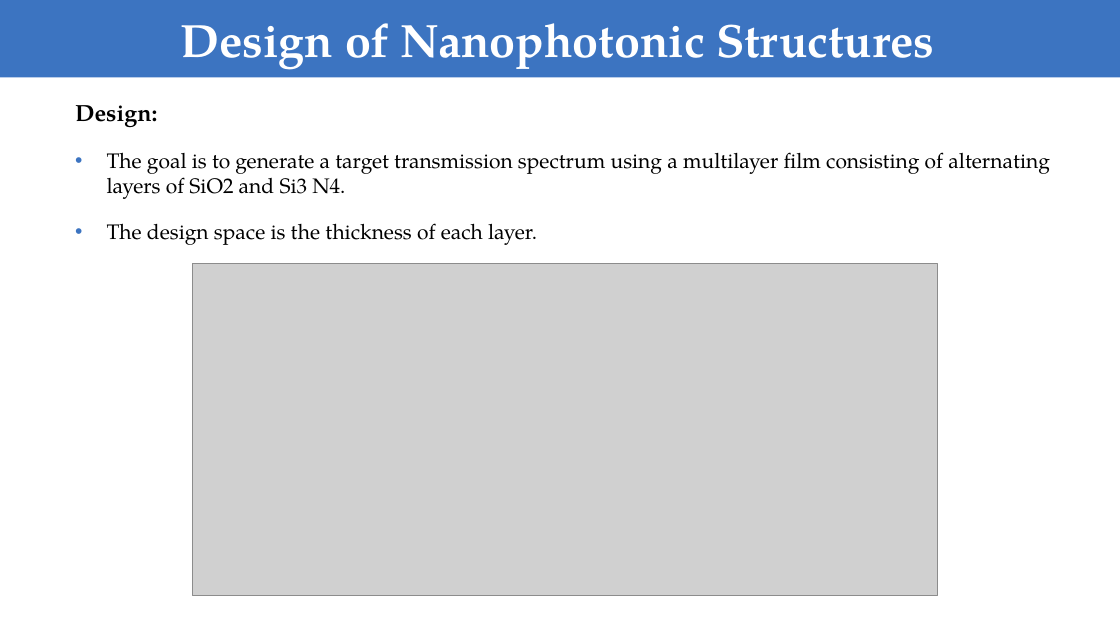
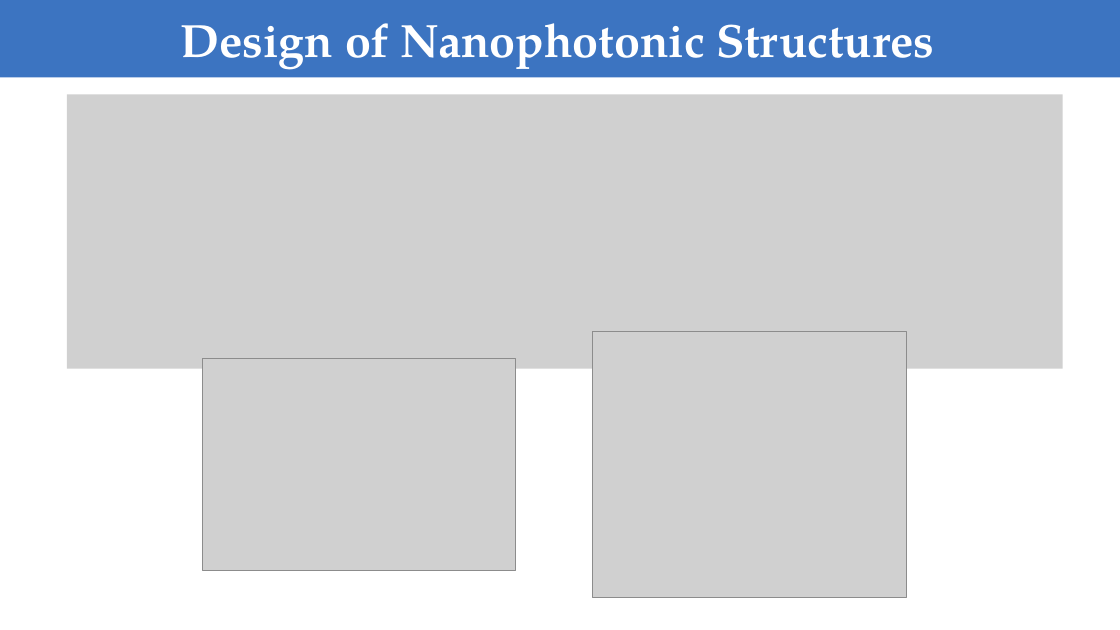
Before and after one commit to FiodarM/InvDesignNet, a slide deck: slide 3 of Training Deep Neural Networks for the Inverse Design of Nanophotonic Structures.pptx (slide 5 before the commit). Drawn at 1120x630 pixels with LibreOffice and Linux fonts; fonts in the diff are those of the drawing; grey boxes stand for pictures. Boxes give left, top, right and bottom in pixels: in the first picture for what was removed or moved away, otherwise in the second. Text is boxed around its words. In the diff, an @@ line names an element or a change of style, - is before the commit and + after.

```diff
--- a/Training Deep Neural Networks for the Inverse Design of Nanophotonic Structures.pptx
+++ b/Training Deep Neural Networks for the Inverse Design of Nanophotonic Structures.pptx
@@ picture added at [67,94,1064,368] @@
@@ text removed at [75,105,1050,245] @@
-Design:
-• The goal is to generate a target transmission spectrum using a multilayer film consisting of alternating layers of SiO2 and Si3 N4.
-• The design space is the thickness of each layer.
@@ picture: place and size @@
-picture at [192,264,938,596]
+picture at [202,359,516,571]
@@ picture added at [592,332,907,597] @@
```
Also in this commit, not shown: 5 other slides changed.
